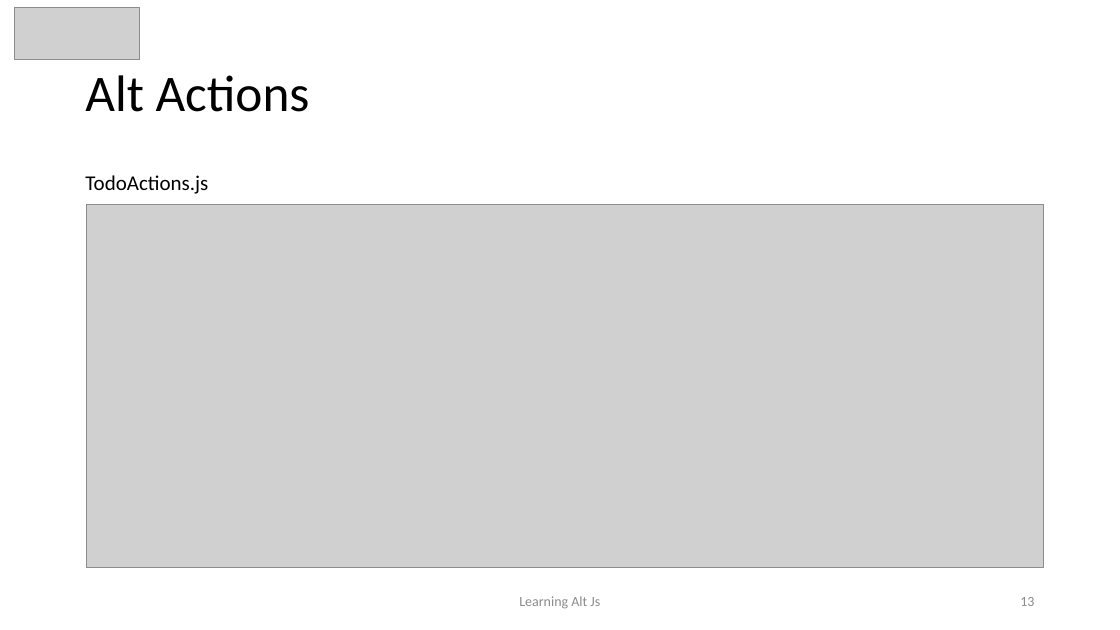
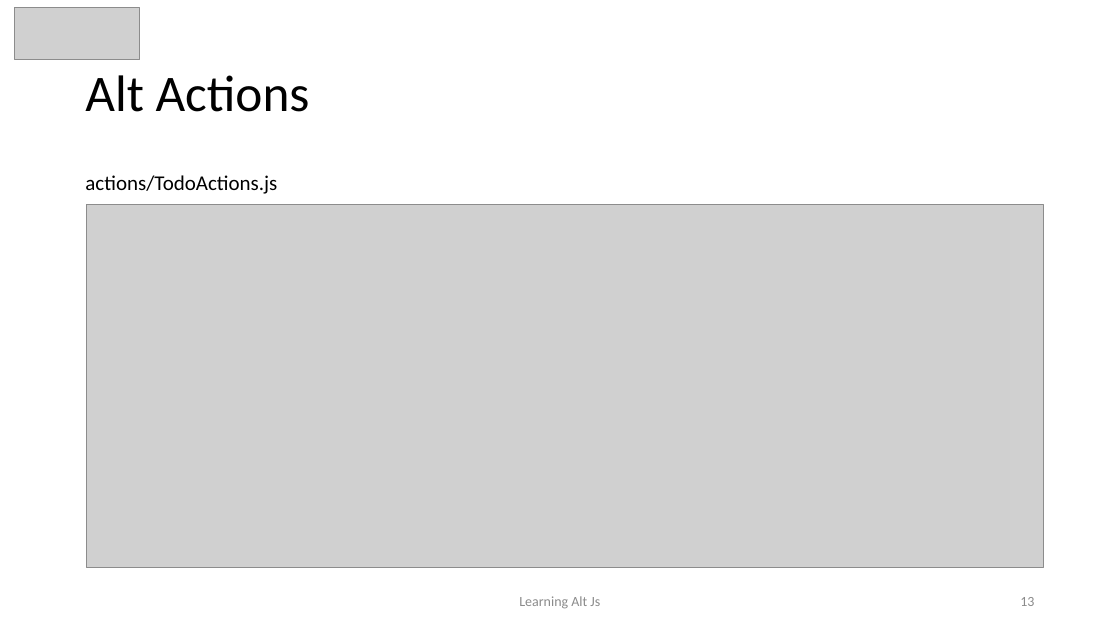
Before and after one commit to awahab29/samplealt, a slide deck: slide 13 of React.pptx. Drawn at 1120x630 pixels with LibreOffice and Linux fonts; fonts in the diff are those of the drawing; grey boxes stand for pictures. Boxes give left, top, right and bottom in pixels: in the first picture for what was removed or moved away, otherwise in the second. Text is boxed around its words. In the diff, an @@ line names an element or a change of style, - is before the commit and + after.

```diff
--- a/React.pptx
+++ b/React.pptx
@@ text at (x1=85, y1=175, x2=277, y2=194): text changed @@
-TodoActions.js
+actions/TodoActions.js
```
Also in this commit, not shown: 6 other slides changed.
